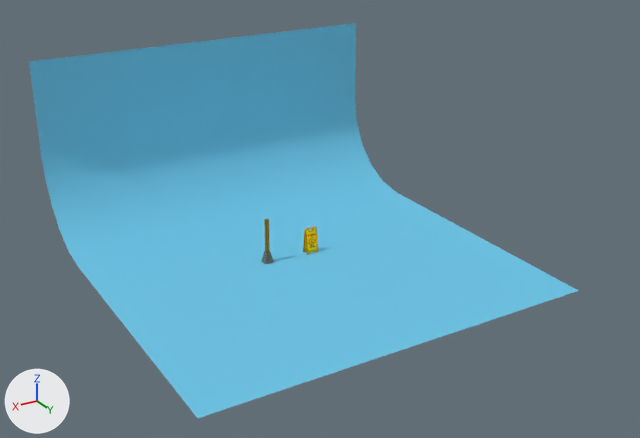
The Blender file projects/2023/saa/scenes/scene2/scene2.blend as it was, and as the next commit left it.
Camera for both pictures: a 50 mm lens placed at (31.1, 47.0, 30.8), pointed at (-1.2, -6.9, 3.8). Lighting does not change. The marker at lower left points along +X, +Y and +Z.
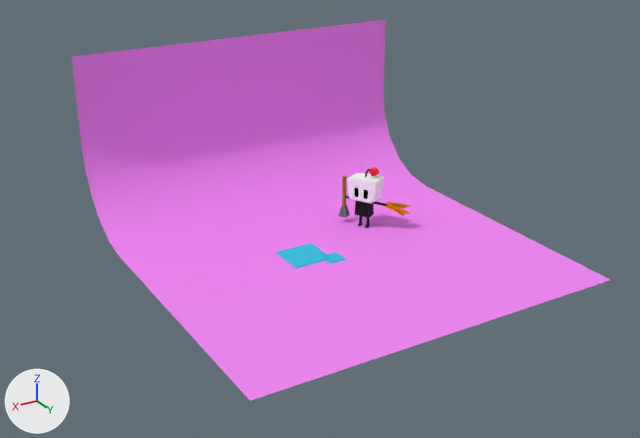
Boxes (x1, y1, x2, y2) around the edits, measured in the pictures (640 x 438 px):
'Plane', recoloured, moved (cyan to pink)
    before: (29, 23, 579, 418)
    after: (72, 20, 610, 401)
'Cube.001', added (cyan)
    after: (277, 243, 345, 268)
'cube.007', added
    after: (347, 173, 384, 204)
'cube.004', added
    after: (354, 201, 374, 218)
'cube.009', added
    after: (369, 167, 379, 176)

Patch to the scene script:
```diff
--- a/projects/2023/saa/scenes/scene2/scene2.blend.py
+++ b/projects/2023/saa/scenes/scene2/scene2.blend.py
@@ img_image_0 @@
+img_image_0 = load_image('Image_0', '_unpacked/Image_0', 64, 64, 'sRGB')
@@ mat_material_001 @@
 mat_material_001 = principled_material('Material.001')
-mat_material_001.base_color = (0.168, 0.57, 0.8)  # cyan #72c7e7
+mat_material_001.base_color = (0.886, 0.255, 0.904)  # pink #f28af4
 mat_material_001.roughness = 0.0
@@ mat_material_0_003 @@
+mat_material_0_003 = principled_material('Material_0.003')
+mat_material_0_003.texture = img_image_0  # with its transparency
+mat_material_0_003.roughness = 1.0
@@ mat_material @@
+mat_material = principled_material('Material')
+mat_material.base_color = (0.0, 0.607, 0.8)  # cyan #00cce7
@@ me_mesh_5 @@
+me_mesh_5.from_pydata(...)  # 24 vertices, 12 faces; spans x -0.0352..0.0586, y -0.0195..0.0742, z -0.0625..0.0312
+me_mesh_5.materials.append(mat_material_0_003)  # picture img_image_0
@@ me_mesh_3 @@
+me_mesh_3.from_pydata(...)  # 120 vertices, 60 faces; spans x 0.16..0.653, y 1.242..1.508, z 0.781..1.172
+me_mesh_3.materials.append(mat_material_0_003)  # picture img_image_0
@@ me_mesh_0 @@
+me_mesh_0.from_pydata(...)  # 24 vertices, 12 faces; spans x -0.094..0.156, y -0.078..0.078, z -0.219..0.031
+me_mesh_0.materials.append(mat_material_0_003)  # picture img_image_0
@@ me_cube_002_2 @@
+me_cube_002_2.from_pydata(...)  # a box spanning x -1.0..1.0, y -1.0..1.0, z -1.0..1.0; a box spanning x 0.21..4.87, y -4.64..0.02, z -1.0..1.0
+me_cube_002_2.materials.append(mat_material)  # cyan #00cce7
@@ ob_plane @@
 ob_plane = bpy.data.objects.new('Plane', me_plane)
-ob_plane.location = (0.0, -8.42, 0.0)
+ob_plane.location = (-3.39, -8.42, 0.0)
 ob_plane.rotation_euler = (0.0, 0.0, 1.571)  # degrees (0, 0, 90)
@@ ob_cube_009 @@
+ob_cube_009 = bpy.data.objects.new('cube.009', me_mesh_5)
+ob_cube_009.location = (-8.81, -10.62, 5.27)
+ob_cube_009.rotation_euler = (-0.476, 0.334, -1.512)  # degrees (-27, 19, -87)
+ob_cube_009.scale = (5.58, 5.58, 5.58)
@@ ob_cube_007 @@
+ob_cube_007 = bpy.data.objects.new('cube.007', me_mesh_3)
+ob_cube_007.location = (-16.15, -13.06, -1.93)
+ob_cube_007.rotation_euler = (0.0, 0.0, -1.064)  # degrees (0, 0, -61)
+ob_cube_007.scale = (5.58, 5.58, 5.58)
@@ ob_cube_004 @@
+ob_cube_004 = bpy.data.objects.new('cube.004', me_mesh_0)
+ob_cube_004.location = (-8.21, -11.5, 2.26)
+ob_cube_004.rotation_euler = (0.0, 0.0, 2.078)  # degrees (0, 0, 119)
+ob_cube_004.scale = (5.58, 5.58, 5.58)
@@ ob_cube_001_2 @@
+ob_cube_001_2 = bpy.data.objects.new('Cube.001', me_cube_002_2)
+ob_cube_001_2.location = (-2.58, -7.13, 0.0)
+ob_cube_001_2.scale = (0.694, 0.694, 0.0983)
+ob_cube_001_2.visible_shadow = False
```
